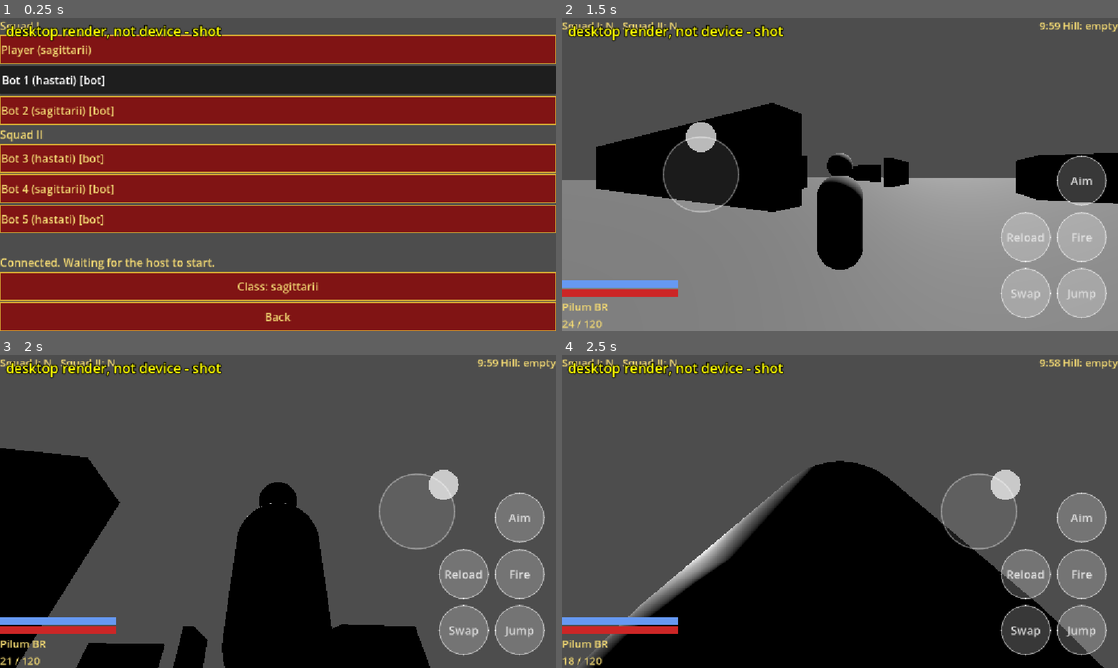
Above: before the commit, frames 1-4 (two rows, left to right).
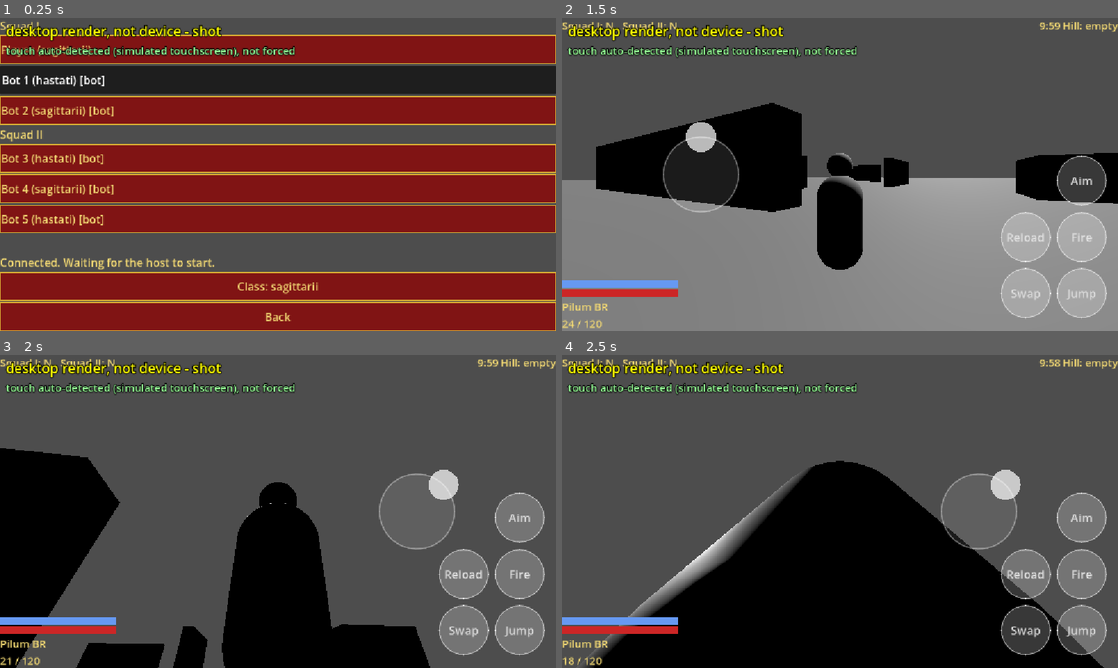
Above: after the commit, the same moments.

Repository: shibicb72-design/Project_Gladius
Game: Godot game, scene res://tools/touch_capture.tscn
Two runs of this game, one before a commit and one after it. Both use one fixed random seed, a clock stepped at 60 frames per second and the inputs below. This scene is started directly instead of the project's main scene.
Inputs (mouse positions are in pixels of both pictures, inside the frame that each line leads up to):
- Up to frame 1 (0.25 s): no input
- Up to frame 2 (1.5 s): move the mouse to (962, 158) at 0.52 s; press the mouse at (962, 158) at 0.53 s; hold D (move_right) 0.53-1.25 s; tap Space (jump) at 0.77 s; release the mouse at (962, 158) at 1.25 s; drag from (728, 190) to (812, 237) at 1.27 s
- Up to frame 3 (2 s): no input
- Up to frame 4 (2.5 s): move the mouse to (895, 442) at 2.02 s; press the mouse at (895, 442) at 2.03 s; hold D (move_right) from 2.03 s (still down)

The runs differ from the first frame. In frame 1, 1.2% of the frame differs, in the area x 0-53%, y 8-13%; in frame 2, 1.0%; in frame 3, 1.0%; in frame 4, 1.0%.

Commit message:
test: T-MOVE at Fold resolutions, touch default
Co-Authored-By: Claude Sonnet 5.5 <noreply@anthropic.com>

Diff:
--- a/scripts/platform/platform_services.gd
+++ b/scripts/platform/platform_services.gd
@@ -1,6 +1,11 @@
 class_name PlatformServices
 extends RefCounted
 ## Platform-specific code lives here behind an OS.get_name() switch with no-op fallbacks.
+
+
+## Tool/test hook: makes the desktop branch below behave as if the DisplayServer reported a
+## touchscreen, so the real auto-detect path can be exercised off-device. Never set in shipping code.
+static var simulate_touchscreen: bool = false
 
 
 func is_touch_device() -> bool:
@@ -8,7 +13,7 @@
 		"Android", "iOS":
 			return true
 		_:
-			return DisplayServer.is_touchscreen_available()
+			return simulate_touchscreen or DisplayServer.is_touchscreen_available()
 
 
 ## Turns touch-to-mouse emulation on or off at runtime (never the project setting) and
--- a/tests/run_tests.gd
+++ b/tests/run_tests.gd
@@ -11,6 +11,17 @@
 			if f.begins_with("test_") and f.ends_with(".gd") and f != "test_case.gd":
 				files.append(f)
 	files.sort()
+	# Optional: godot ... --script res://tests/run_tests.gd -- --only=<substring of file::test> --repeat=N
+	var only := ""
+	var repeat := 1
+	for a in OS.get_cmdline_user_args():
+		if a.begins_with("--only="):
+			only = a.substr(7)
+		elif a.begins_with("--repeat="):
+			repeat = maxi(1, int(a.substr(9)))
+	# The root is still being set up inside _initialize; let one frame pass so add_child works for the
+	# very first test (matters when --only selects a single scene-using test).
+	await process_frame
 	for f in files:
 		var script: GDScript = load("res://tests/" + f)
 		if script == null or not script.can_instantiate():
@@ -21,14 +32,17 @@
 			var mname: String = m["name"]
 			if not mname.begins_with("test_"):
 				continue
-			var inst = script.new()
-			await inst.call(mname)
-			if inst.failures.is_empty():
-				passed += 1
-				print("PASS %s::%s" % [f, mname])
-			else:
-				failed += 1
-				print("FAIL %s::%s: %s" % [f, mname, "; ".join(inst.failures)])
+			if only != "" and not ("%s::%s" % [f, mname]).contains(only):
+				continue
+			for i in repeat:
+				var inst = script.new()
+				await inst.call(mname)
+				if inst.failures.is_empty():
+					passed += 1
+					print("PASS %s::%s" % [f, mname])
+				else:
+					failed += 1
+					print("FAIL %s::%s: %s" % [f, mname, "; ".join(inst.failures)])
 	print("TESTS: %d passed, %d failed" % [passed, failed])
 	var code := 0
 	if failed > 0 or passed == 0:
--- a/tests/test_net_match.gd
+++ b/tests/test_net_match.gd
@@ -160,6 +160,13 @@
 			if bot == null and b.squad_id != host_copy.squad_id:
 				bot = b
 		assert_true(bot != null, "an enemy bot exists")
+		# Squad spots depend on the random lobby seed, so the host's own (non-bot) pawn can spawn in the
+		# line of fire and soak up the shot. Park every non-bot pawn other than the shooter out of the way.
+		for id in hm.director.all_players():
+			var other: Pawn = hm.director.all_players()[id]
+			if other != host_copy and not hm.bots.has(other):
+				other.set_physics_process(false)
+				other.global_position += Vector3(0.0, 30.0, 0.0)
 		if bot != null:
 			bot.global_position = host_copy.global_position + Vector3(0.0, 0.0, -6.0)
 			var bot_id := -1
@@ -180,7 +187,15 @@
 				hit = await _wait_until(func() -> bool: return bot.bridge.state.shield < full, 0.7)
 				if hit:
 					break
-			assert_true(hit, "host applied the client's shot to the bot's shield")
+			var diag := ""
+			if not hit:
+				var q := PhysicsRayQueryParameters3D.create(muzzle, muzzle + Vector3(0, 0, -20.0), 7)
+				q.collide_with_areas = true
+				q.exclude = host_copy.hitscan_exclude()
+				var ray := hm.get_world_3d().direct_space_state.intersect_ray(q)
+				diag = " [muzzle %s bot %s ray_hit %s]" % [muzzle, bot.global_position,
+						str(ray.get("collider")) + " @ " + str(ray.get("position"))]
+			assert_true(hit, "host applied the client's shot to the bot's shield" + diag)
 			var host_shield: float = bot.bridge.state.shield
 			await _wait_until(func() -> bool: return false, 0.3)
 			assert_eq(client_bot.bridge.state.shield, full, "client copy unchanged before a snapshot")
--- a/tests/test_touch_controls.gd
+++ b/tests/test_touch_controls.gd
@@ -112,13 +112,23 @@
 
 
 ## T-MOVE: touch events through the viewport input path into the full HUD -> provider -> router -> pawn chain.
-func _inject_move_walk(m: MatchRoot) -> float:
+## `window_size` (if set) resizes the real root window first, so the HUD fills the actual viewport
+## at that resolution (full-rect anchors + canvas_items stretch) instead of a fixed test size.
+func _inject_move_walk(m: MatchRoot, window_size: Vector2i = Vector2i.ZERO) -> float:
 	var tree: SceneTree = Engine.get_main_loop()
 	await _frames(3)
 	var hud: Control = m.get_node("Hud/TouchHud")
 	hud.cfg["force_touch_hud"] = true
 	hud.refresh_visibility()
-	_fix_size(hud)
+	if window_size != Vector2i.ZERO:
+		_root().size = window_size
+		await _frames(3)
+		var vp := _root().get_visible_rect().size
+		var want := float(window_size.x) / float(window_size.y)
+		assert_true(absf(vp.x / vp.y - want) < 0.01, "viewport aspect matches window %s, got %s" % [window_size, vp])
+		assert_true(hud.size.is_equal_approx(vp), "HUD fills the viewport at %s: hud %s vp %s" % [window_size, hud.size, vp])
+	else:
+		_fix_size(hud)
 	var zone: Rect2 = hud._zone_rect("move_zone")
 	var start := zone.get_center()
 	var before := m.local_player.global_position
@@ -146,7 +156,32 @@
 
 
 func test_move_touch_events_move_pawn_offline() -> void:
+	await _move_offline(Vector2i.ZERO)
+
+
+func test_move_touch_offline_folded_2520x1080() -> void:
+	await _move_offline(Vector2i(2520, 1080))
+
+
+func test_move_touch_offline_unfolded_2176x1812() -> void:
+	await _move_offline(Vector2i(2176, 1812))
+
+
+func test_move_touch_host_folded_2520x1080() -> void:
+	await _move_host(Vector2i(2520, 1080))
+
+
+func test_move_touch_host_unfolded_2176x1812() -> void:
+	await _move_host(Vector2i(2176, 1812))
+
+
+func test_move_touch_events_move_pawn_as_host() -> void:
+	await _move_host(Vector2i.ZERO)
+
+
+func _move_offline(window_size: Vector2i) -> void:
 	var tree: SceneTree = Engine.get_main_loop()
+	var prev := _root().size
 	var m: MatchRoot = _MatchScene.instantiate()
 	m.auto_start = false
 	m.bake_navmesh = false
@@ -155,14 +190,16 @@
 	await tree.physics_frame
 	m.director.load_config()
 	assert_true(m.begin(), "offline match begins")
-	var d: float = await _inject_move_walk(m)
-	assert_true(d > 0.05, "offline: injected touch drag moved the pawn, delta %s" % d)
+	var d: float = await _inject_move_walk(m, window_size)
+	assert_true(d > 0.05, "offline %s: injected touch drag moved the pawn, delta %s" % [window_size, d])
 	m.queue_free()
-	await tree.process_frame
-
-
-func test_move_touch_events_move_pawn_as_host() -> void:
+	_root().size = prev
+	await tree.process_frame
+
+
+func _move_host(window_size: Vector2i) -> void:
 	var tree: SceneTree = Engine.get_main_loop()
+	var prev := _root().size
 	var s := NetSession.new()
 	s.name = "TMoveHost"
 	s.isolated = true
@@ -181,9 +218,10 @@
 	m.director.load_config()
 	m.director.match_cfg["spawn_protection_s"] = 0.0
 	assert_true(m.begin(), "host match begins")
-	var d: float = await _inject_move_walk(m)
-	assert_true(d > 0.05, "host: injected touch drag moved the pawn, delta %s" % d)
+	var d: float = await _inject_move_walk(m, window_size)
+	assert_true(d > 0.05, "host %s: injected touch drag moved the pawn, delta %s" % [window_size, d])
 	m.queue_free()
+	_root().size = prev
 	s.leave()
 	s.queue_free()
 	AppFlow.lobby = null
--- a/tools/touch_capture.gd
+++ b/tools/touch_capture.gd
@@ -1,11 +1,13 @@
 extends Node
 ## Desktop-render proof of the touch HUD (the Android emulator cannot boot on this PC). Run windowed:
 ##   godot --path . --resolution 2520x1080 res://tools/touch_capture.tscn -- --out=build/shots --tag=folded
-## Forces the touch HUD on, drives it with real input events, saves PNGs with a "desktop render" overlay
-## and writes <out>/<tag>_report.txt. Optional: --dpi=N (default: the desktop's reported DPI).
+## Simulates a touchscreen through PlatformServices (the HUD is NOT forced on), drives it with real input
+## events, saves PNGs with a "desktop render" overlay and writes <out>/<tag>_report.txt. Optional: --dpi=N (default: the desktop's reported DPI).
 
 const _LobbyScene := preload("res://scenes/ui/lobby.tscn")
 const _MatchScene := preload("res://scenes/match/match.tscn")
+const _Platform := preload("res://scripts/platform/platform_services.gd")
+const MIN_TOUCH_DP := 48.0
 const WALK_S := 1.0
 const LOOK_S := 1.0
 
@@ -40,6 +42,16 @@
 	_label.add_theme_color_override("font_outline_color", Color(0, 0, 0))
 	_label.add_theme_constant_override("outline_size", 8)
 	layer.add_child(_label)
+	var note := Label.new()
+	note.text = "touch auto-detected (simulated touchscreen), not forced"
+	note.position = Vector2(12, 52)
+	note.add_theme_font_size_override("font_size", 22)
+	note.add_theme_color_override("font_color", Color(0.6, 1, 0.6))
+	note.add_theme_color_override("font_outline_color", Color(0, 0, 0))
+	note.add_theme_constant_override("outline_size", 6)
+	layer.add_child(note)
+	# Simulate a touchscreen device through the real auto-detect path (PlatformServices.is_touch_device).
+	_Platform.simulate_touchscreen = true
 	_run.call_deferred()
 
 
@@ -59,6 +71,28 @@
 	get_tree().quit()
 
 
+func _buttons_under(node: Node) -> Array[Button]:
+	var out: Array[Button] = []
+	for c in node.get_children():
+		if c is Button:
+			out.append(c)
+		out.append_array(_buttons_under(c))
+	return out
+
+
+## Texts under `root` that name keyboard keys or mouse clicks (empty = none shown).
+func _keyboard_prompts(root: Node) -> PackedStringArray:
+	var found: PackedStringArray = []
+	var rx := RegEx.create_from_string("(?i)\\b(wasd|esc|escape|enter|return|space|spacebar|tab|shift|ctrl|click|mouse|keyboard|press [a-z]\\b|\\[[a-z0-9]\\])")
+	var stack: Array[Node] = [root]
+	while not stack.is_empty():
+		var n: Node = stack.pop_back()
+		stack.append_array(n.get_children())
+		if n is Control and (n as Control).is_visible_in_tree() and ("text" in n) and rx.search(str(n.get("text"))) != null:
+			found.append(str(n.get("text")))
+	return found
+
+
 func _log(s: String) -> void:
 	_report.append(s)
 	print("[touch_capture] ", s)
@@ -117,6 +151,19 @@
 	_height_line("lobby class toggle button", lobby.class_button.size.y)
 	_height_line("lobby Start button", lobby.start_button.size.y)
 	_height_line("lobby first slot row", lobby.slot_buttons[0].size.y if not lobby.slot_buttons.is_empty() else 0.0)
+	var checked := 0
+	var too_small: PackedStringArray = []
+	for b in _buttons_under(lobby):
+		if not b.is_visible_in_tree():
+			continue
+		checked += 1
+		var dp := b.size.y * _px_scale() / (_dpi / 160.0)
+		if dp < MIN_TOUCH_DP:
+			too_small.append("'%s' %.1f dp" % [b.text, dp])
+	_log("lobby buttons checked: %d, all >= %.0f dp tall: %s%s" % [checked, MIN_TOUCH_DP,
+			str(too_small.is_empty() and checked > 0), "" if too_small.is_empty() else " TOO SMALL: " + ", ".join(too_small)])
+	_log("RESULT lobby_buttons_min_%.0fdp=%s" % [MIN_TOUCH_DP, str(too_small.is_empty() and checked > 0)])
+	_log("lobby keyboard prompts: %s" % str(_keyboard_prompts(lobby)))
 	await _shot("lobby_before")
 	var before_player := lobby.class_button.text
 	await _tap(lobby.class_button.get_global_rect().get_center())
@@ -149,10 +196,14 @@
 	m.begin()
 	await _frames(5)
 	var hud: Control = m.get_node("Hud/TouchHud")
-	hud.cfg["force_touch_hud"] = true
-	hud.refresh_visibility()
+	# No forcing: the HUD decides from PlatformServices.is_touch_device() (touchscreen simulated in _ready).
 	hud.relayout()
 	await _frames(3)
+	var forced := bool(hud.cfg.get("force_touch_hud", false))
+	_log("touch default: force_touch_hud=%s is_touch_device=%s HUD visible=%s keyboard prompts in HUD: %s" % [
+			str(forced), str(_Platform.new().is_touch_device()), str(hud.visible),
+			str(_keyboard_prompts(hud))])
+	_log("RESULT touch_on_by_default=%s (not forced)" % str(hud.visible and not forced))
 	for action in hud.get_button_actions():
 		_height_line("HUD button %s (%s)" % [action, hud.get_button_label(action)], hud.get_button_rect(action).size.y)
 	await _shot("hud_rest")
Not shown, added: tools/touch_capture.gd.uid
